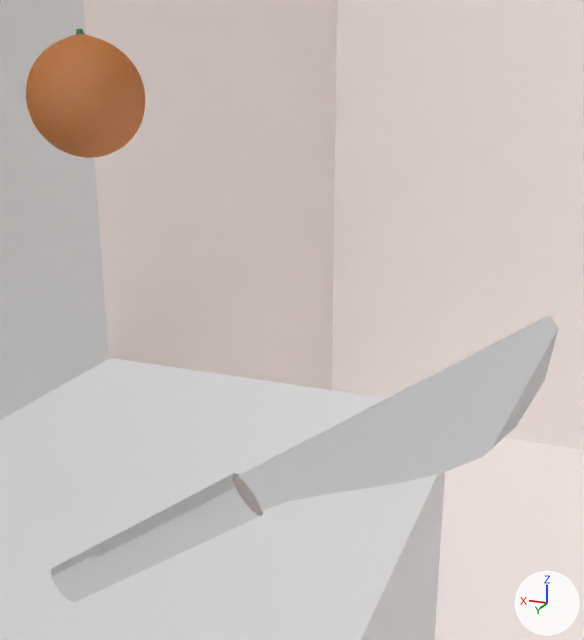
Two versions of the Blender file 04-Shots/mb-shot7.blend, one commit apart.
Camera for both pictures: a camera (50 mm lens) standing at (13.37, -3.9, 7.22) and looking at (14.21, -6.04, 6.51). Arrows for +X, +Y and +Z are at lower right; the lights stay in place.

The older version as bpy lines, for what is in view:
```python
me_cube_005 = bpy.data.meshes.new('Cube.005')
me_cube_005.from_pydata(...)  # 40 vertices, 37 faces; spans x -1.0..1.0, y 0.18..1.0, z -0.1..1.0
me_cube_005.materials.append(mat_material_004)  # its picture is missing
ob_cube_002 = bpy.data.objects.new('Cube.002', me_cube_005)
ob_cube_002.location = (0.0122, -0.34, 3.058)
ob_cube_002.scale = (0.00687, 0.605, 2.02)
ob_messer = bpy.data.objects.new('Messer', None)
ob_messer.location = (15.443, -6.114, 5.038)
ob_messer.rotation_euler = (0.931, -0.0962, -1.647)  # degrees (53, -5.5, -94)
ob_messer.scale = (0.507, 0.507, 0.507)
ob_messer.show_instancer_for_render = False
ob_messer.instance_type = 'COLLECTION'
ob_messer.instance_collection = col_messer
ob_szene1_001 = bpy.data.objects.new('szene1.001', None)
ob_szene1_001.location = (0.0, 0.0, 0.0)
ob_szene1_001.show_instancer_for_render = False
ob_szene1_001.instance_type = 'COLLECTION'
ob_szene1_001.instance_collection = col_szene1_001
# also in view: 'Orange' at (14.73, -5.83, 7.16)
```
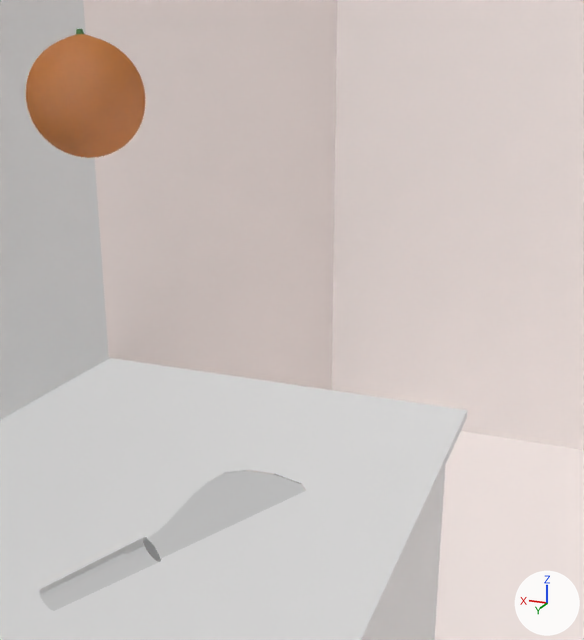
What changed in the scene script:
```text
Change ob_messer:
    ob_messer.scale: (0.507, 0.507, 0.507) -> (0.327, 0.327, 0.327)
Change ob_cube_002:
    ob_cube_002.location: (0.0122, -0.34, 3.058) -> (0.0122, 0.609, 3.058)
    ob_cube_002.rotation_euler: (0.0, 0.0, 0.0) -> (0.0, 0.0, 3.142)  # degrees (0, 0, 0) -> degrees (0, 0, 180)
```

What differs and where, as boxes (x1, y1, x2, y2) in the pictures (584 x 640 px):
'Messer', rescaled, moved, turned: before (51, 315, 559, 602); after (39, 470, 306, 611)
